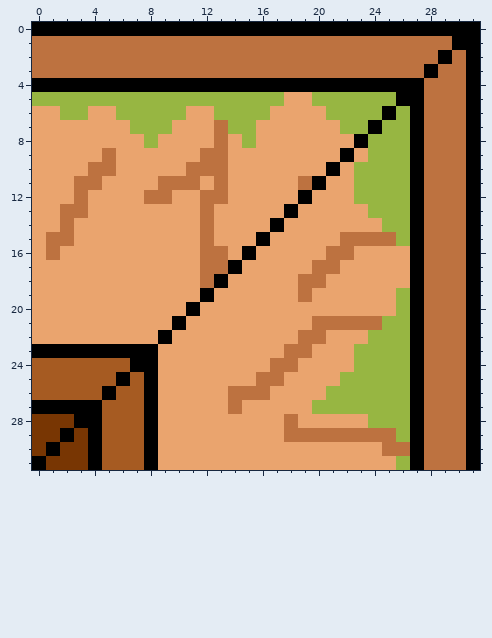
Pixel-art sprite, stored at assets/wall_house0_topright_cornerpiece.png. The picture above was drawn from the file before the commit.
The file is 32x32 pixels. Colours within 5 levels of each other are drawn and written as one.
After:
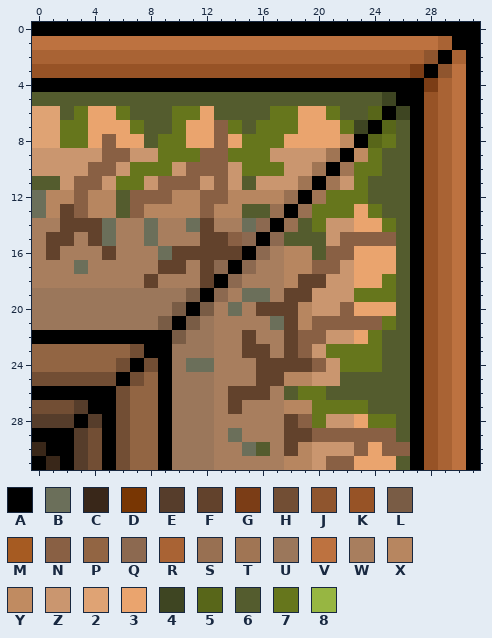
Palette (. is transparent): A #000000  B #6b6f5a  C #392719  D #783603  E #563d2b  F #62422c  G #7b3d16  H #724e34  J #8f552e  K #975326  L #795c45  M #a65b22  N #896044  P #926543  Q #8c6950  R #a96334  S #987052  T #a07554  U #9b775b  V #bd7240  W #a87e5e  X #b78660  Y #c08b61  Z #ca966f  2 #dfa374  3 #eaa46e  4 #3e4522  5 #586619  6 #545c2e  7 #66761c  8 #97b642
Change:
@@ x 0..31 @@
  0 AAAAAAAAAAAAAAAAAAAAAAAAAAAAAAAA
- 1 VVVVVVVVVVVVVVVVVVVVVVVVVVVVVVAA
- 2 VVVVVVVVVVVVVVVVVVVVVVVVVVVVVAVA
- 3 VVVVVVVVVVVVVVVVVVVVVVVVVVVVAVVA
- 4 AAAAAAAAAAAAAAAAAAAAAAAAAAAAVVVA
- 5 88888888888888888833888888AAVVVA
- 6 3388338888833888833338888A8AVVVA
- 7 3333333888333V8833333388A88AVVVA
- 8 3333333383333V383333333A888AVVVA
- 9 33333V333333VV33333333A3888AVVVA
-10 3333VV33333VVV3333333A38888AVVVA
-11 333VV3333VVV3V33333VA338888AVVVA
-12 333V3333VV33VV33333A3338888AVVVA
-13 33VV33333333V33333A33333888AVVVA
-14 33V333333333V3333A333333388AVVVA
-15 3VV333333333V333A33333VVVV8AVVVA
-16 3V3333333333VV3A33333VV3333AVVVA
-17 333333333333VVA33333VV33333AVVVA
-18 333333333333VA33333VV333333AVVVA
-19 333333333333A333333V3333338AVVVA
-20 33333333333A333333333333338AVVVA
-21 3333333333A333333333VVVVV88AVVVA
-22 333333333A333333333VV333888AVVVA
-23 AAAAAAAAA333333333VV3338888AVVVA
-24 MMMMMMMAA33333333VV33338888AVVVA
-25 MMMMMMAMA3333333VV333388888AVVVA
-26 MMMMMAMMA33333VVV3333888888AVVVA
-27 AAAAAMMMA33333V333338888888AVVVA
-28 DDDAAMMMA333333333V33333888AVVVA
-29 DDADAMMMA333333333VVVVVVVV8AVVVA
-30 DADDAMMMA3333333333333333VVAVVVA
-31 ADDDAMMMA333333333333333338AVVVA
+ 1 VVVVVVVVVVVVVVVVVVVVVVVVVVVVVRAA
+ 2 RRRRRRRRRRRRRRRRRRRRRRRRRRRRJARA
+ 3 KKKKKKKKKKKKKKKKKKKKKKKKKKKGAJVA
+ 4 AAAAAAAAAAAAAAAAAAAAAAAAAAAAGRVA
+ 5 66666666666666666666666664AAKRVA
+ 6 2267337666773666677337665A4AKRVA
+ 7 2277333766733N7677733374A56AKRVA
+ 8 22773N3367733N37773333YA576AKRVA
+ 9 ZZZZZNNZZ777NN777ZZZZTAY766AKRVA
+10 ZZZZNNZ777ZNNNZ777ZZTAT7766AKRVA
+11 66ZNNZ77ZNNNZNZ6ZZZTATZ7666AKRVA
+12 BXXNXX6NNNXXNNXXXXSAT777666AKRVA
+13 BXFNXX6NXXXXNXX66SAS7773766AKRVA
+14 WWFFFBWWBWWBFWWBQAS67ZZ3376AKRVA
+15 WFFWFBWWBWWWFFNQAQ666ZNNNN6AKRVA
+16 WFWWWFWWWBFFFFFAQWXX6NN3336AKRVA
+17 WWWBWWWWWFFWFQAQWWXXNNZ3336AKRVA
+18 WWWWWWWWFWWWFAQWWWXFFZZ3376AKRVA
+19 UUUUUUUUUUULAQWBBWFFZZZ7776AKRVA
+20 UUUUUUUUUULALWBWFFFXZZN3336AKRVA
+21 UUUUUUUUULALUWWWWBFXNNNNN76AKRVA
+22 AAAAAAAAAALUUWWFWWFNNZZ3766AKRVA
+23 PPPPPPPHAAUUUWWFFWFNZ777766AKRVA
+24 PPPPPPHAHAUBBWWWFFFFNZ77766AKRVA
+25 HHHHHHAHPAUUUWWWFFXXZZ66666AKRVA
+26 AAAAAAHPPAUUUWFFFW677666666AKRVA
+27 HHHEAAHPPAUUUWFWWWXX7777666AKRVA
+28 EEEAEAHPPAUUUWWWWWFN7ZZ3776AKRVA
+29 AAAEHAHPPAUUUWBWWWFFNNNNNN6AKRVA
+30 CAAEHAHPPAUUUWWB6WFXZZZN3NNAKRVA
+31 ACAEHAHPPAUUUWWWWWXXZNN3336AKRVA
